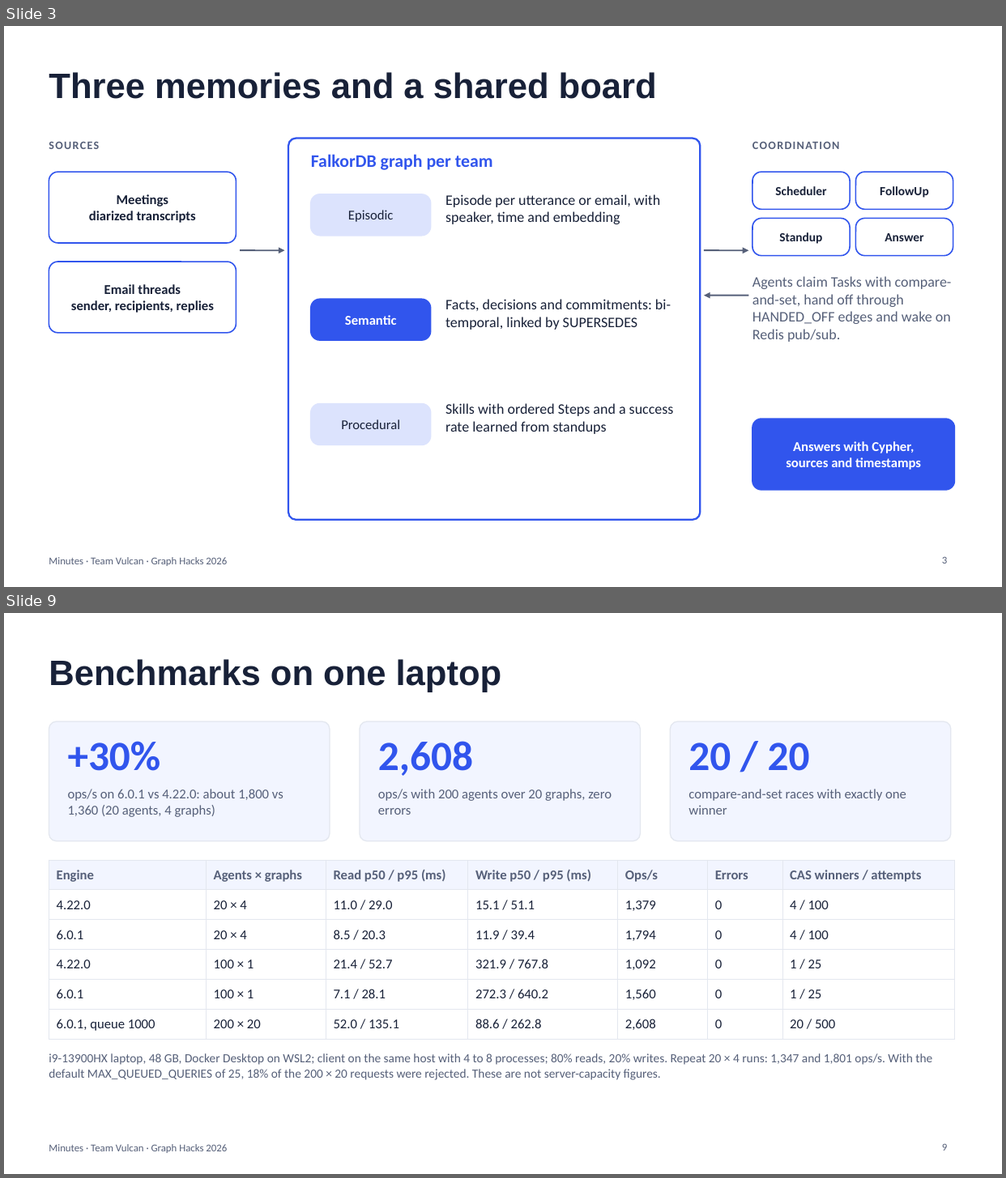
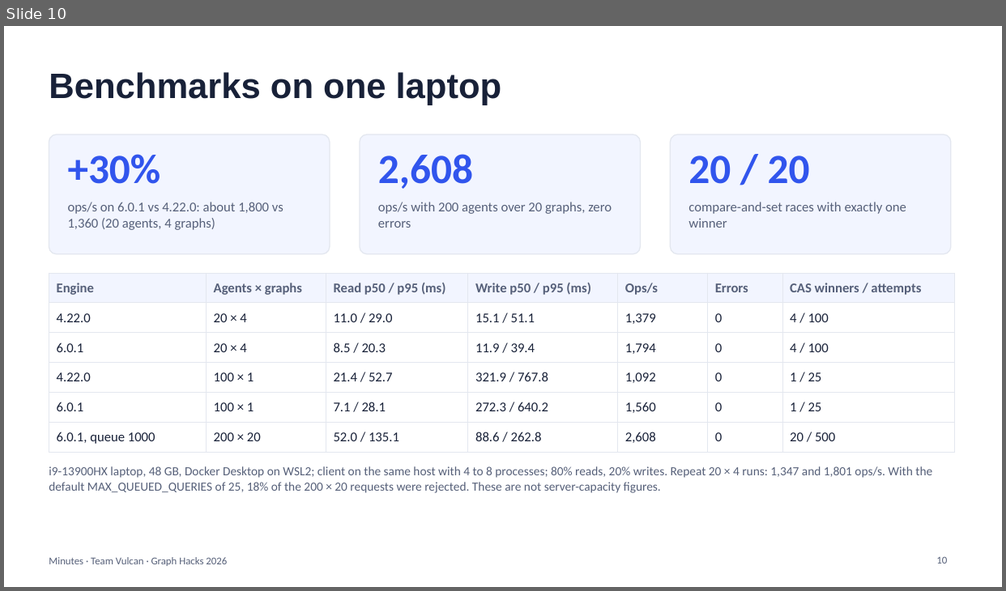
Before and after one commit to PDGamerSG/minutes-falkordb, a slide deck: docs/pitch/minutes-pitch.pptx. Shown one above the other, each under a label of ours: slides 3 and 9 before the commit, slide 10 after it; the slides between them are not shown. The pictures are 1006x1178 and 1006x591 pixels, drawn with LibreOffice and Linux fonts; fonts in the diff are those of the drawing. Boxes give left, top, right and bottom in pixels: in the first picture for what was removed or moved away, otherwise in the second. Text is boxed around its words. In the diff, an @@ line names an element or a change of style, - is before the commit and + after.

```diff
--- a/docs/pitch/minutes-pitch.pptx
+++ b/docs/pitch/minutes-pitch.pptx
@@ slide 3 removed at (4, 26, 1002, 587), background #FFFFFF; not listed: 1 template element that a slide beside it also shows @@
@@ title removed at (49, 72, 657, 99) @@
-Three memories and a shared board
@@ text removed at (49, 142, 99, 149) @@
-SOURCES
@@ rounded rectangle removed at (288, 139, 701, 520) @@
@@ text removed at (752, 142, 840, 149) @@
-COORDINATION
@@ text removed at (311, 154, 493, 170) @@
-FalkorDB graph per team
@@ rounded rectangle removed at (49, 172, 236, 243) @@
-Meetings
-diarized transcripts
@@ rounded rectangle removed at (311, 194, 431, 236) @@
-Episodic
@@ text removed at (445, 194, 660, 224) @@
-Episode per utterance or email, with speaker, time and embedding
@@ rounded rectangle removed at (752, 172, 850, 209) @@
-Scheduler
@@ rounded rectangle removed at (856, 172, 953, 209) @@
-FollowUp
@@ rounded rectangle removed at (752, 219, 850, 256) @@
-Standup
@@ rounded rectangle removed at (856, 219, 953, 256) @@
-Answer
@@ rounded rectangle removed at (49, 262, 236, 333) @@
-Email threads
-sender, recipients, replies
@@ arrow removed from (240, 250) to (285, 250) @@
@@ arrow removed from (704, 250) to (749, 250) @@
@@ text removed at (752, 276, 952, 342) @@
-Agents claim Tasks with compare-and-set, hand off through HANDED_OFF edges and wake on Redis pub/sub.
@@ rounded rectangle removed at (311, 299, 431, 340) @@
-Semantic
@@ text removed at (445, 299, 671, 330) @@
-Facts, decisions and commitments: bi-temporal, linked by SUPERSEDES
@@ arrow removed from (749, 296) to (704, 296) @@
@@ rounded rectangle removed at (311, 404, 431, 446) @@
-Procedural
@@ text removed at (445, 403, 674, 434) @@
-Skills with ordered Steps and a success rate learned from standups
@@ rounded rectangle removed at (752, 419, 955, 490) @@
-Answers with Cypher,
-sources and timestamps
@@ page number removed at (942, 557, 947, 564) @@
-3
@@ what was slide 9 is now slide 10 @@
@@ page number at (936, 557, 947, 564): text changed @@
-9
+10
```
Also in this commit, not shown: 7 slides changed, 4 slides added, 3 other slides removed, 3 other files.
